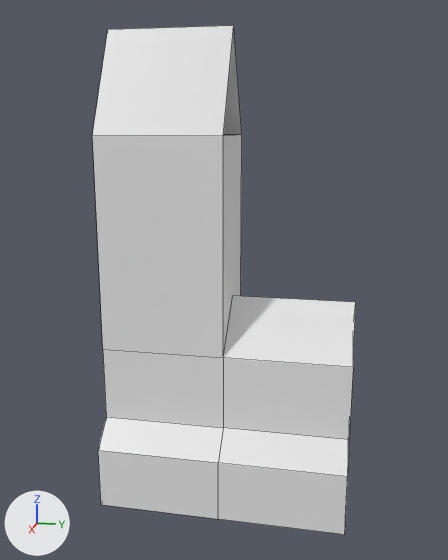
Before and after pictures for a commit that changed the FBX model Assets/Models/Church.fbx.
One viewpoint serves both versions: a 50 mm lens placed at (49.1, 9.1, 30.6), pointed at (0.3, -0.7, 18.4). Lighting does not change. The marker at lower left points along +X, +Y and +Z. Mesh edges are drawn as thin lines. Vertices at the same position are counted once.

Names of what the first picture shows: 'Church bottom', 'Church top'.
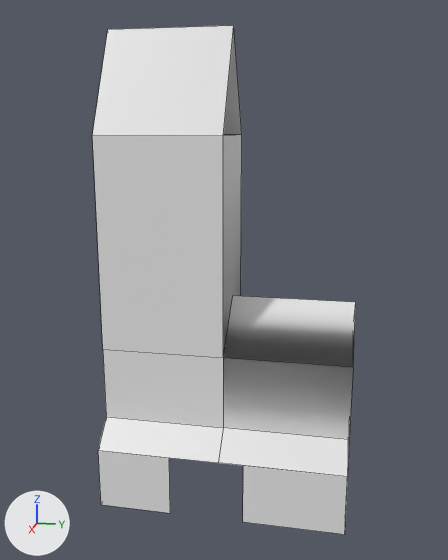
Pixel boxes (x1, y1, x2, y2) of what changed, in the pictures (448 x 560 px; the box of a moved part takes in the faces that stretch with it):
part 1 of me_cube_002, shading changed
    both: (92, 25, 356, 477)
part 2 of me_cube_001, moved or reshaped
    both: (165, 457, 303, 522)

Patch to the scene script:
```diff
--- a/Assets/Models/Church.fbx.py
+++ b/Assets/Models/Church.fbx.py
@@ me_cube_001 @@
 me_cube_001.from_pydata(...)  # 20 vertices, 8 faces; spans x -6.0..6.0, y -10.0..10.0, z -1.0..4.0
 # used by ob_church_bottom; location = (0.0, 0.0, 1.0)
 # verts and faces of me_cube_001; kept vertices keep their numbers, new ones are numbered from 20
 # before: 4 (6.0, 10.0, -1.0) at pixel (344, 534), 5 (6.0, -10.0, -1.0) at pixel (101, 504), 6 (6.0, 10.0, 4.0) at pixel (347, 476), 7 (6.0, -10.0, 4.0) at pixel (98, 450), 8 (-6.0, 10.0, 4.0)
 # before: 9 (-6.0, 10.0, -1.0), 10 (-6.0, -10.0, -1.0), 11 (-6.0, -10.0, 4.0), 12 (6.0, 0.0, -1.0) at pixel (218, 519), 13 (6.0, 0.0, 4.0) at pixel (218, 462)
 # before: 14 (-6.0, 0.0, -1.0), 15 (-6.0, 0.0, 4.0)
+# me_cube_001 part 2
+delete_vertices([*range(12, 16)])  # with the faces that use them
+for new, old in zip([*range(20, 24)], [4, 6, 8, 9]): verts[new] = verts[old] + (0.0, -8.0, 0.0)
+for new, old in zip([*range(24, 28)], [5, 7, 10, 11]): verts[new] = verts[old] + (0.0, 6.0, 0.0)
+faces += [(10, 11, 27, 26), (4, 6, 21, 20), (5, 24, 25, 7), (8, 9, 23, 22)]
@@ me_cube_002 @@
 me_cube_002.from_pydata(...)  # 38 vertices, 29 faces; spans x -6.0..6.0, y -10.0..10.0, z 4.0..37.0
 # used by ob_church_top; location = (0.0, 0.0, 1.0)
+# me_cube_002 part 1: all faces are now shaded smooth (29 of 29 changed)
```
